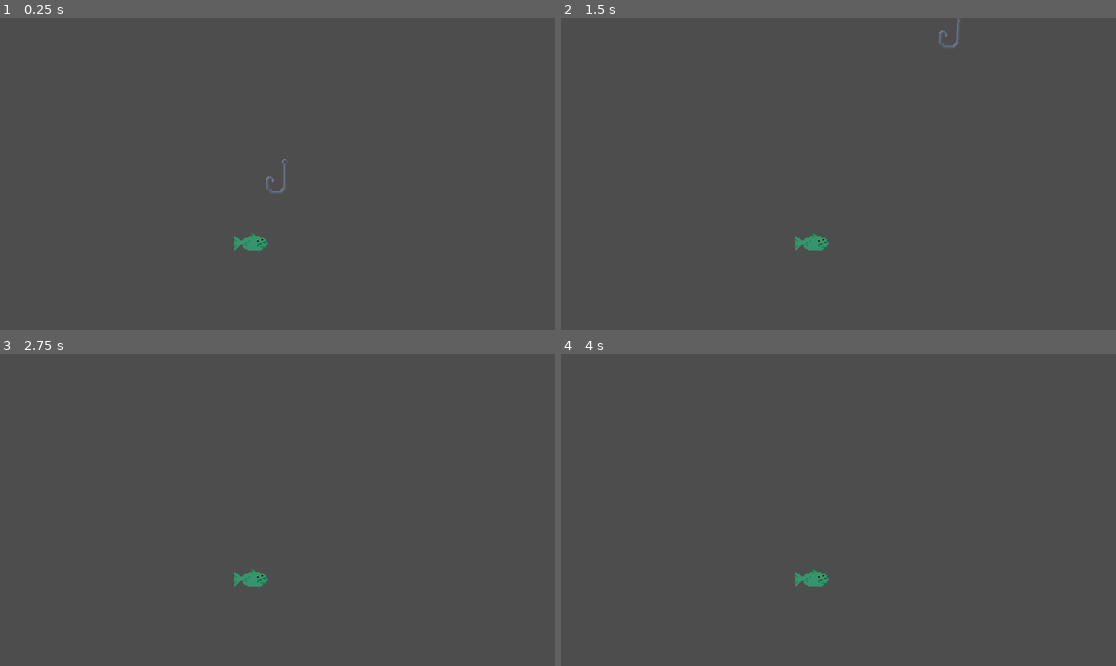
Above: before the commit, frames 1-4 (two rows, left to right).
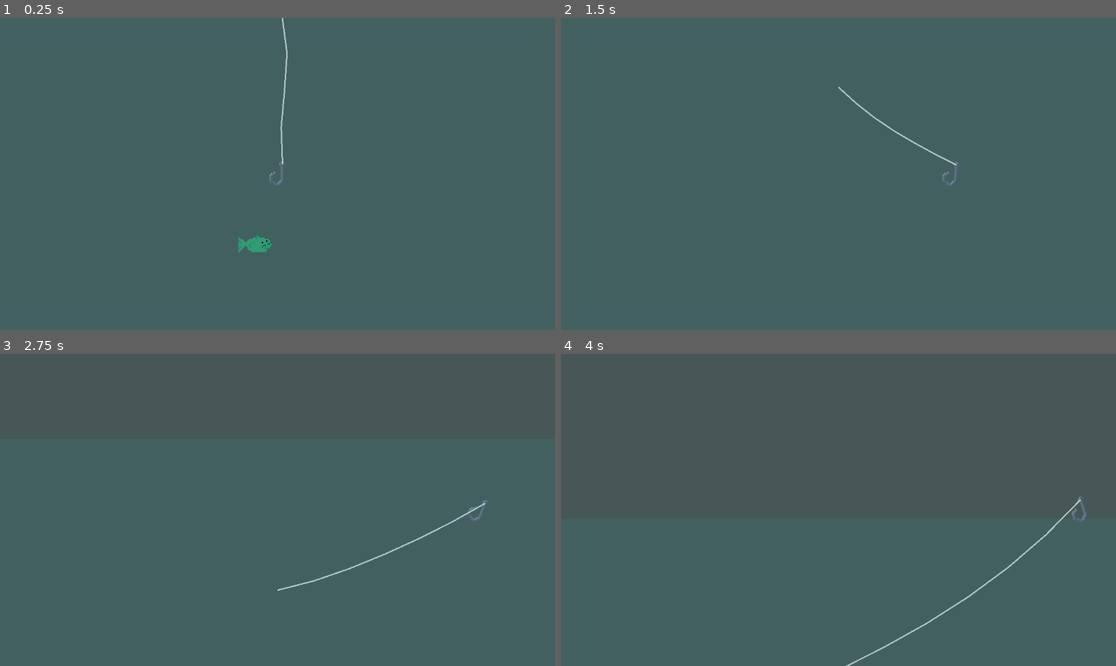
Above: after the commit, the same moments.

Repository: jem557/wizard-fishing
Game: Godot game, scene res://root.tscn
The game is run twice, just before and just after one commit, with the same random seed, the same clock (stepped at 60 frames per second) and the same inputs.
Inputs:
- Up to frame 1 (0.25 s): no input
- Up to frame 2 (1.5 s): hold D (right) 0.53-1.28 s; hold Space (reel) 0.53-1.28 s; hold A (left) from 1.28 s (still down); tap Space (reel) at 1.35 s
- Up to frame 3 (2.75 s): release A (left) at 2.03 s; hold D (right) from 2.03 s (still down); hold Space (reel) from 2.03 s (still down)
- Up to frame 4 (4 s): release Space (reel) at 2.78 s; tap Space (reel) at 2.85 s; release D (right) at 3.53 s; hold A (left) from 3.53 s (still down); hold Space (reel) from 3.53 s (still down)

The runs differ from the first frame. In frame 1, 0.4% of the frame differs, in the area x 42-52%, y 0-76%; in frame 2, 0.5%; in frame 3, 0.6%; in frame 4, 0.6%, in the area x 42-95%, y 45-100%.

Commit message:
fish line, borders and so pizazz

Diff:
--- /dev/null
+++ b/camera_2d.gd
@@ -0,0 +1,13 @@
+extends Camera2D
+
+@export var hook : RigidBody2D
+
+# Called when the node enters the scene tree for the first time.
+func _ready() -> void:
+	pass # Replace with function body.
+
+
+# Called every frame. 'delta' is the elapsed time since the previous frame.
+func _process(delta: float) -> void:
+	if hook != null:
+		position.y = hook.position.y
--- a/fish.gd
+++ b/fish.gd
@@ -4,35 +4,91 @@
 
 @export var sprite : Sprite2D
 @export var latch_point : Node2D
+@export var hook_area : Area2D
 
-@export var speed : float = 40
+@export var speed : float = 1000
 @export var weight : float = 2
 
+var wait_time
 var latch_offset
 var hooked : bool
 var hookpoint
+var moving : bool = false
 
 # Called when the node enters the scene tree for the first time.
 func _ready() -> void:
 	hookpoint = hook.get_node("Hookpoint")
 	gravity_scale = 0
-
+	wait_time = randi_range(1, 4)
 
 # Called every frame. 'delta' is the elapsed time since the previous frame.
 func _process(delta: float) -> void:
+	if not hooked and not moving:
+		move()
 	if linear_velocity.x < 0:
-		sprite.flip_h = true
+		if not sprite.flip_h:
+			latch_point.position = latch_point.position * -1
+			hook_area.position = hook_area.position * -1
+			sprite.flip_h = true
 	elif linear_velocity.x > 0:
-		sprite.flip_h = false
+		if sprite.flip_h:
+			latch_point.position = latch_point.position * -1
+			hook_area.position = hook_area.position * -1
+			sprite.flip_h = false
 	if hooked:
-		var rotated_offset = latch_offset.rotated(global_rotation)
-		var move_dir = hookpoint.global_position - (global_position + rotated_offset)
+		var world_offset = to_global(latch_offset) - global_position
+		var move_dir = hookpoint.global_position - (global_position + world_offset)
 		if move_dir.length() > 1.0:
 			global_rotation = lerp_angle(global_rotation, move_dir.angle(), 5 * delta)
-			rotated_offset = latch_offset.rotated(global_rotation)  # recalculate after rotation update
-		global_position = hookpoint.global_position - rotated_offset
+		global_position = hookpoint.global_position - to_global(latch_offset) + global_position
 
 func _on_hook_area_body_entered(body: Node2D) -> void:
-	hooked = true
-	freeze = true
-	latch_offset = latch_point.global_position - global_position
+	if body.is_in_group("hook"):
+		hooked = true
+		freeze = false
+		latch_offset = to_local(latch_point.global_position)
+
+func move():
+	wait_time = randi_range(1, 4)
+	moving = true
+	var angle = deg_to_rad(randf_range(-30, 30))
+	if randi() % 2 == 0:
+		angle += PI
+	var direction = Vector2(cos(angle), sin(angle))
+
+	var tween = create_tween()
+	tween.set_trans(Tween.TRANS_SINE)
+	tween.tween_property(self, "linear_velocity", direction * speed, 0.5)
+	await get_tree().create_timer(randf_range(1.0, 2.0)).timeout
+
+	tween = create_tween()
+	tween.set_trans(Tween.TRANS_SINE)
+	tween.tween_property(self, "linear_velocity", Vector2.ZERO, 0.5)
+	await get_tree().create_timer(wait_time).timeout
+	moving = false
+
+func move_away(wall_normal: Vector2) -> void:
+	if hooked:
+		moving = false
+		return
+	moving = true
+	var base_angle = wall_normal.angle()
+	var angle = base_angle + deg_to_rad(randf_range(-30, 30))
+	await _swim(angle)
+	moving = false
+
+func _swim(angle : float):
+	var direction = Vector2(cos(angle), sin(angle))
+	var tween = create_tween()
+	tween.set_trans(Tween.TRANS_SINE)
+	tween.tween_property(self, "linear_velocity", direction * speed, 0.5)
+	await get_tree().create_timer(randf_range(1.0, 2.0)).timeout
+	tween = create_tween()
+	tween.set_trans(Tween.TRANS_SINE)
+	tween.tween_property(self, "linear_velocity", Vector2.ZERO, 0.5)
+	await get_tree().create_timer(wait_time).timeout
+
+func _on_wall_detection_body_entered(body: Node2D) -> void:
+	var away = (global_position - body.global_position).normalized()
+	linear_velocity = Vector2.ZERO
+	move_away(away)
--- a/fish.tscn
+++ b/fish.tscn
@@ -10,30 +10,42 @@
 [sub_resource type="CircleShape2D" id="CircleShape2D_j2ykt"]
 radius = 7.0
 
-[node name="Node2D" type="RigidBody2D" unique_id=698032791 node_paths=PackedStringArray("sprite", "latch_point")]
+[sub_resource type="CircleShape2D" id="CircleShape2D_8ijwk"]
+radius = 16.03122
+
+[node name="Fish_Test" type="RigidBody2D" unique_id=698032791 node_paths=PackedStringArray("sprite", "latch_point", "hook_area")]
 collision_layer = 2
 collision_mask = 2
+lock_rotation = true
 script = ExtResource("1_j2ykt")
 sprite = NodePath("FishTest")
 latch_point = NodePath("LatchPoint")
+hook_area = NodePath("HookArea")
+speed = 50.0
 
 [node name="FishTest" type="Sprite2D" parent="." unique_id=1611488829]
-position = Vector2(3, -11)
 texture = ExtResource("1_8um3m")
 
 [node name="LatchPoint" type="Node2D" parent="." unique_id=785466276]
-position = Vector2(7, 2)
+position = Vector2(6, 2)
 
 [node name="EnvironmentCollider" type="CollisionShape2D" parent="." unique_id=2059780233]
-position = Vector2(-2, 0)
 rotation = 1.5707964
 shape = SubResource("CapsuleShape2D_j2ykt")
 debug_color = Color(0.85179645, 0.36036363, 0.24940026, 0.41960785)
 
 [node name="HookArea" type="Area2D" parent="." unique_id=377730320]
+position = Vector2(5, 0)
 
 [node name="CollisionShape2D" type="CollisionShape2D" parent="HookArea" unique_id=1096664243]
-position = Vector2(3, 0)
 shape = SubResource("CircleShape2D_j2ykt")
 
+[node name="WallDetection" type="Area2D" parent="." unique_id=991918334]
+collision_layer = 2
+collision_mask = 2
+
+[node name="CollisionShape2D" type="CollisionShape2D" parent="WallDetection" unique_id=2077008877]
+shape = SubResource("CircleShape2D_8ijwk")
+
 [connection signal="body_entered" from="HookArea" to="." method="_on_hook_area_body_entered"]
+[connection signal="body_entered" from="WallDetection" to="." method="_on_wall_detection_body_entered"]
--- a/hook.tscn
+++ b/hook.tscn
@@ -4,7 +4,7 @@
 [ext_resource type="Script" uid="uid://cr4w1ct0dfequ" path="res://hook.gd" id="1_n13h4"]
 
 [sub_resource type="CircleShape2D" id="CircleShape2D_xfyhh"]
-radius = 9.0
+radius = 6.0
 
 [node name="Hook" type="RigidBody2D" unique_id=902387157 node_paths=PackedStringArray("hookpoint") groups=["hook"]]
 gravity_scale = 2.0
@@ -16,8 +16,11 @@
 texture = ExtResource("1_1mm2r")
 
 [node name="CollisionShape2D" type="CollisionShape2D" parent="." unique_id=427920232]
-position = Vector2(-1, 7)
+position = Vector2(0, 3)
 shape = SubResource("CircleShape2D_xfyhh")
 
 [node name="Hookpoint" type="Node2D" parent="." unique_id=1983281477]
-position = Vector2(-1, 12)
+position = Vector2(0, 8)
+
+[node name="LinePoint" type="Node2D" parent="." unique_id=1348044709]
+position = Vector2(3.5, -6.5)
--- /dev/null
+++ b/rod.gd
@@ -0,0 +1,67 @@
+extends Node2D
+
+@export var anchor: Node2D
+
+@export_group("Rope Structure")
+## Number of joints in the rope. Lower = chunkier/chain-like. Higher = smoother.
+@export_range(2, 30) var segment_count: int = 6
+## Base segment length. Overridden at runtime by distance — kept for reference.
+@export_range(1.0, 100.0) var segment_length: float = 20.0
+@export_group("Physics")
+## Constraint solving passes per frame. Higher = stiffer rope, less stretching.
+@export_range(1, 20) var iterations: int = 10
+## Downward force applied to each rope point per frame.
+@export_range(0.0, 2000.0) var gravity: float = 200.0
+## Energy retained per frame. Lower = rope loses momentum faster and settles quicker.
+@export_range(0.0, 1.0) var damping: float = 0.98
+
+var line_point: Node2D
+var points: PackedVector2Array
+var prev_points: PackedVector2Array
+
+@onready var line: Line2D = $Line2D
+
+func _ready() -> void:
+	line_point = get_tree().get_first_node_in_group("hook").get_node("LinePoint")
+	points.resize(segment_count + 1)
+	prev_points.resize(segment_count + 1)
+	for i in range(segment_count + 1):
+		var p = anchor.global_position + Vector2(0, i * segment_length)
+		points[i] = p
+		prev_points[i] = p
+
+func _physics_process(delta: float) -> void:
+	var total_dist = anchor.global_position.distance_to(line_point.global_position)
+	var dynamic_segment_length = total_dist / segment_count
+
+	points[0] = anchor.global_position
+	points[segment_count] = line_point.global_position
+
+	for i in range(1, segment_count):
+		var vel = (points[i] - prev_points[i]) * damping
+		prev_points[i] = points[i]
+		points[i] += vel + Vector2(0, gravity * delta * delta)
+
+	for _iter in range(iterations):
+		points[0] = anchor.global_position
+		points[segment_count] = line_point.global_position
+		for i in range(segment_count):
+			var a = points[i]
+			var b = points[i + 1]
+			var dist = a.distance_to(b)
+			if dist == 0.0:
+				continue
+			var diff = (dist - dynamic_segment_length) / dist
+			var offset = (b - a) * diff * 0.5
+
+			if i != 0:
+				points[i] += offset
+			if i + 1 != segment_count:
+				points[i + 1] -= offset
+
+	# Convert global points to local for Line2D
+	var local_points: PackedVector2Array
+	local_points.resize(points.size())
+	for i in range(points.size()):
+		local_points[i] = to_local(points[i])
+	line.points = local_points
--- a/root.tscn
+++ b/root.tscn
@@ -1,14 +1,74 @@
 [gd_scene format=3 uid="uid://cgwamnymj8he8"]
 
 [ext_resource type="PackedScene" uid="uid://en583o3sp4ck" path="res://hook.tscn" id="1_pq8q7"]
+[ext_resource type="Script" uid="uid://bmf68mwf8mesh" path="res://rod.gd" id="1_vvh5c"]
+[ext_resource type="Script" uid="uid://dlt6wv1kqocme" path="res://camera_2d.gd" id="2_28aoi"]
 [ext_resource type="PackedScene" uid="uid://dwtt8smha2mom" path="res://Fish.tscn" id="2_pyidc"]
+
+[sub_resource type="WorldBoundaryShape2D" id="WorldBoundaryShape2D_pyidc"]
+
+[sub_resource type="WorldBoundaryShape2D" id="WorldBoundaryShape2D_vvh5c"]
+
+[sub_resource type="Gradient" id="Gradient_vvh5c"]
+offsets = PackedFloat32Array(0.5558036)
+colors = PackedColorArray(0, 0.8963526, 0.8963524, 0.06666667)
+
+[sub_resource type="GradientTexture1D" id="GradientTexture1D_vvh5c"]
+gradient = SubResource("Gradient_vvh5c")
+
+[sub_resource type="GradientTexture1D" id="GradientTexture1D_28aoi"]
+gradient = SubResource("Gradient_vvh5c")
 
 [node name="root" type="Node2D" unique_id=9119155]
 
+[node name="Rod" type="Node2D" parent="." unique_id=840836963 node_paths=PackedStringArray("anchor")]
+position = Vector2(0, -160)
+script = ExtResource("1_vvh5c")
+anchor = NodePath(".")
+
+[node name="Line2D" type="Line2D" parent="Rod" unique_id=242620021]
+z_index = 1
+width = 1.0
+default_color = Color(0.8509804, 0.85882354, 0.8666667, 0.8)
+
+[node name="Camera2D" type="Camera2D" parent="." unique_id=278774220 node_paths=PackedStringArray("hook")]
+zoom = Vector2(3, 3)
+script = ExtResource("2_28aoi")
+hook = NodePath("../Hook")
+
 [node name="Hook" parent="." unique_id=381405936 instance=ExtResource("1_pq8q7")]
-
-[node name="Camera2D" type="Camera2D" parent="." unique_id=278774220]
-zoom = Vector2(3, 3)
 
 [node name="Node2D" parent="." unique_id=698032791 instance=ExtResource("2_pyidc")]
 position = Vector2(-17, 48)
+
+[node name="left_wall" type="StaticBody2D" parent="." unique_id=261863689]
+position = Vector2(-192, 0)
+collision_layer = 3
+collision_mask = 3
+
+[node name="CollisionShape2D" type="CollisionShape2D" parent="left_wall" unique_id=518241574]
+rotation = 1.5707964
+shape = SubResource("WorldBoundaryShape2D_pyidc")
+
+[node name="right_wall" type="StaticBody2D" parent="." unique_id=607676138]
+position = Vector2(192, 0)
+collision_layer = 3
+collision_mask = 3
+
+[node name="CollisionShape2D" type="CollisionShape2D" parent="right_wall" unique_id=1532177329]
+rotation = 4.712389
+shape = SubResource("WorldBoundaryShape2D_vvh5c")
+
+[node name="Sprite2D2" type="Sprite2D" parent="." unique_id=1317175749]
+z_index = 2
+position = Vector2(-65078.28, 101.62343)
+rotation = -3.1415925
+scale = Vector2(1677.8086, 1677.8086)
+texture = SubResource("GradientTexture1D_vvh5c")
+
+[node name="Sprite2D" type="Sprite2D" parent="." unique_id=1496820569]
+z_index = -1
+position = Vector2(-4.5430756, 115.109634)
+rotation = 1.5707964
+scale = Vector2(2.9678936, 565.31964)
+texture = SubResource("GradientTexture1D_28aoi")
Binary file changed: Fish_Test.png
Binary file changed: Hook.png
Not shown, added: camera_2d.gd.uid
Not shown, added: rod.gd.uid
